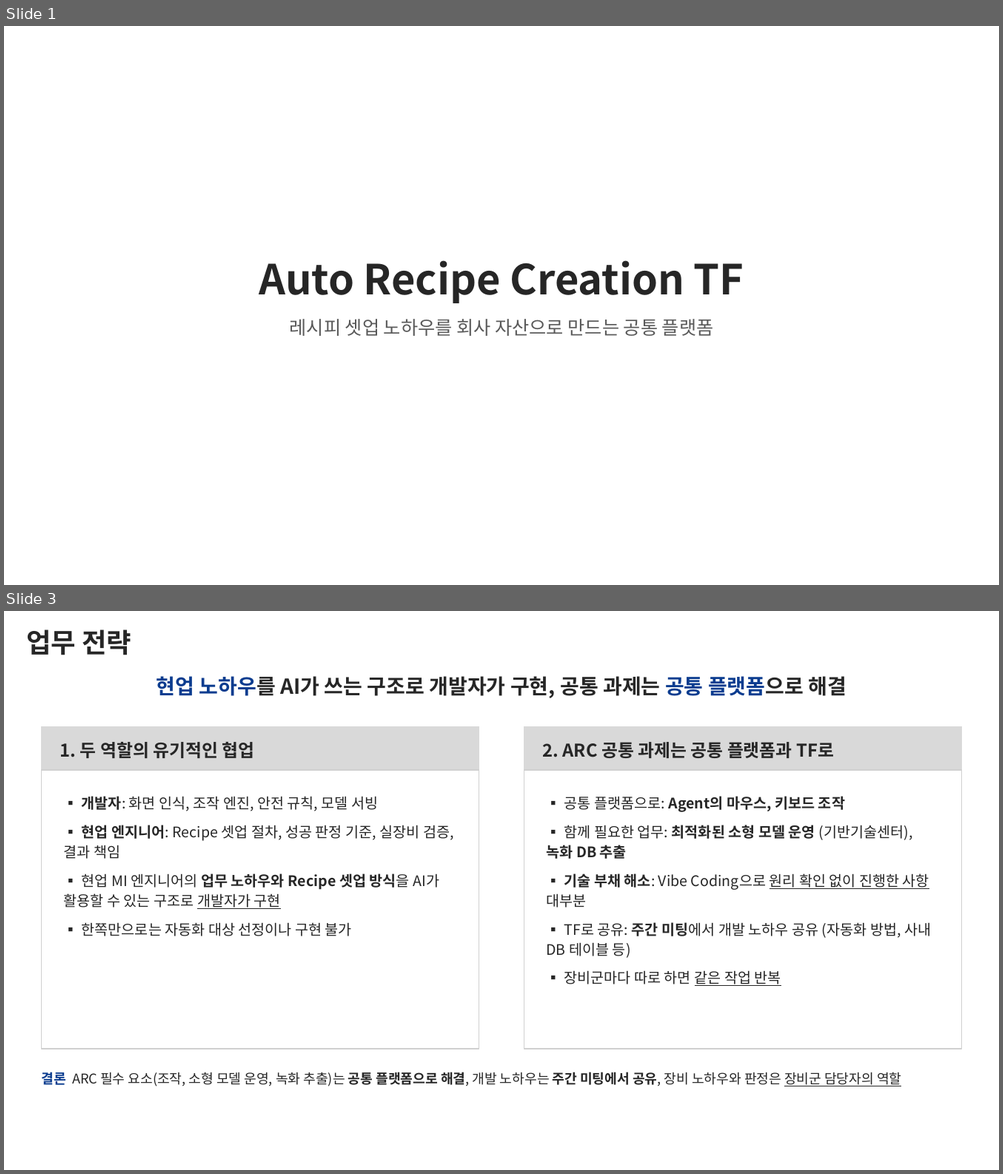
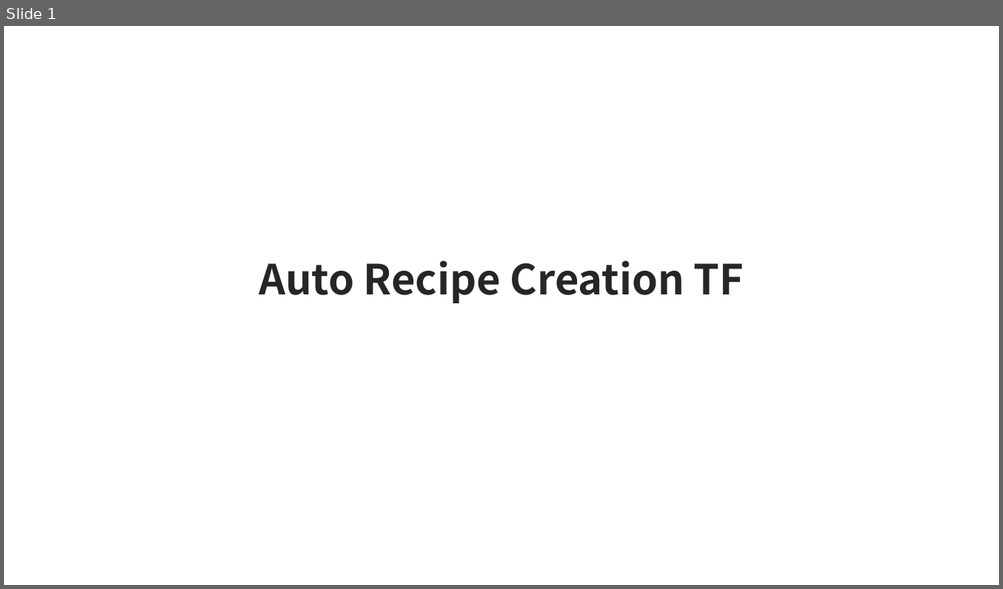
Before and after one commit to DarrenKoi/pm_notes, a slide deck: my-task/arc-tf/deliverables/arc-tf-exec-summary.pptx. Shown one above the other, each under a label of ours: slides 1 and 3 before the commit, slide 1 after it; the slides between them are not shown. The pictures are 1003x1174 and 1003x589 pixels, drawn with LibreOffice and Linux fonts; fonts in the diff are those of the drawing. Boxes give left, top, right and bottom in pixels: in the first picture for what was removed or moved away, otherwise in the second. Text is boxed around its words. In the diff, an @@ line names an element or a change of style, - is before the commit and + after.

```diff
--- a/my-task/arc-tf/deliverables/arc-tf-exec-summary.pptx
+++ b/my-task/arc-tf/deliverables/arc-tf-exec-summary.pptx
@@ slide 3 removed at box(4, 611, 999, 1170), background #FFFFFF @@
@@ text removed at box(26, 629, 131, 655) @@
-업무 전략
@@ text removed at box(156, 676, 846, 698) @@
-현업 노하우를 AI가 쓰는 구조로 개발자가 구현, 공통 과제는 공통 플랫폼으로 해결
@@ rectangle removed at box(41, 726, 479, 770) @@
@@ text removed at box(60, 742, 254, 758) @@
-1. 두 역할의 유기적인 협업
@@ rectangle removed at box(524, 726, 962, 770) @@
@@ text removed at box(542, 742, 834, 758) @@
-2. ARC 공통 과제는 공통 플랫폼과 TF로
@@ rectangle removed at box(41, 770, 479, 1049) @@
@@ rectangle removed at box(524, 770, 962, 1049) @@
@@ text removed at box(64, 796, 454, 937) @@
-▪ 개발자: 화면 인식, 조작 엔진, 안전 규칙, 모델 서빙
-▪ 현업 엔지니어: Recipe 셋업 절차, 성공 판정 기준, 실장비 검증, 결과 책임
-▪ 현업 MI 엔지니어의 업무 노하우와 Recipe 셋업 방식을 AI가 활용할 수 있는 구조로 개발자가 구현
-▪ 한쪽만으로는 자동화 대상 선정이나 구현 불가
@@ text removed at box(546, 796, 930, 986) @@
-▪ 공통 플랫폼으로: Agent의 마우스, 키보드 조작
-▪ 함께 필요한 업무: 최적화된 소형 모델 운영 (기반기술센터), 녹화 DB 추출
-▪ 기술 부채 해소: Vibe Coding으로 원리 확인 없이 진행한 사항 대부분
-▪ TF로 공유: 주간 미팅에서 개발 노하우 공유 (자동화 방법, 사내 DB 테이블 등)
-▪ 장비군마다 따로 하면 같은 작업 반복
@@ text removed at box(41, 1072, 901, 1087) @@
-결론 ARC 필수 요소(조작, 소형 모델 운영, 녹화 추출)는 공통 플랫폼으로 해결, 개발 노하우는 주간 미팅에서 공유, 장비 노하우와 판정은 장비군 담당자의 역할
@@ slide 1 changed as well @@
@@ text removed at box(290, 319, 714, 336) @@
-레시피 셋업 노하우를 회사 자산으로 만드는 공통 플랫폼
```
Also in this commit, not shown: 3 other slides changed, 2 slides added, 1 other slide removed, 9 other files.
